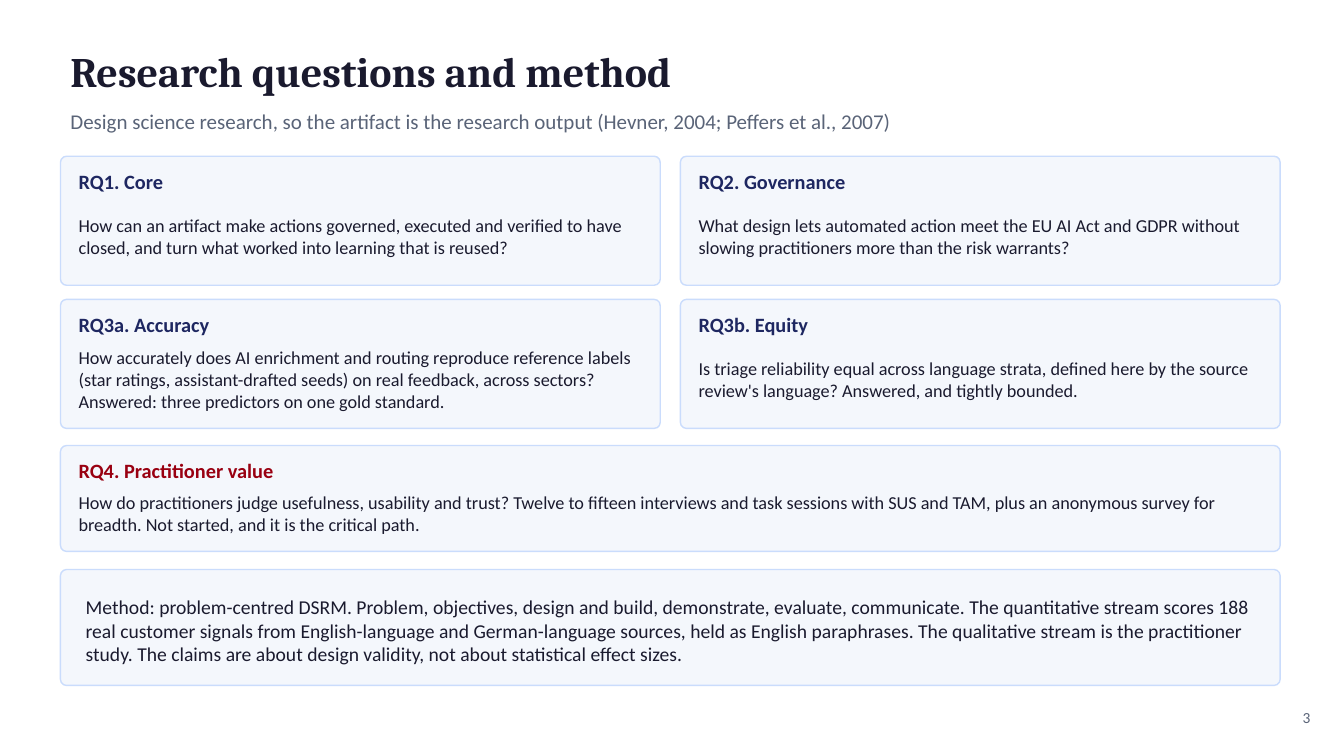
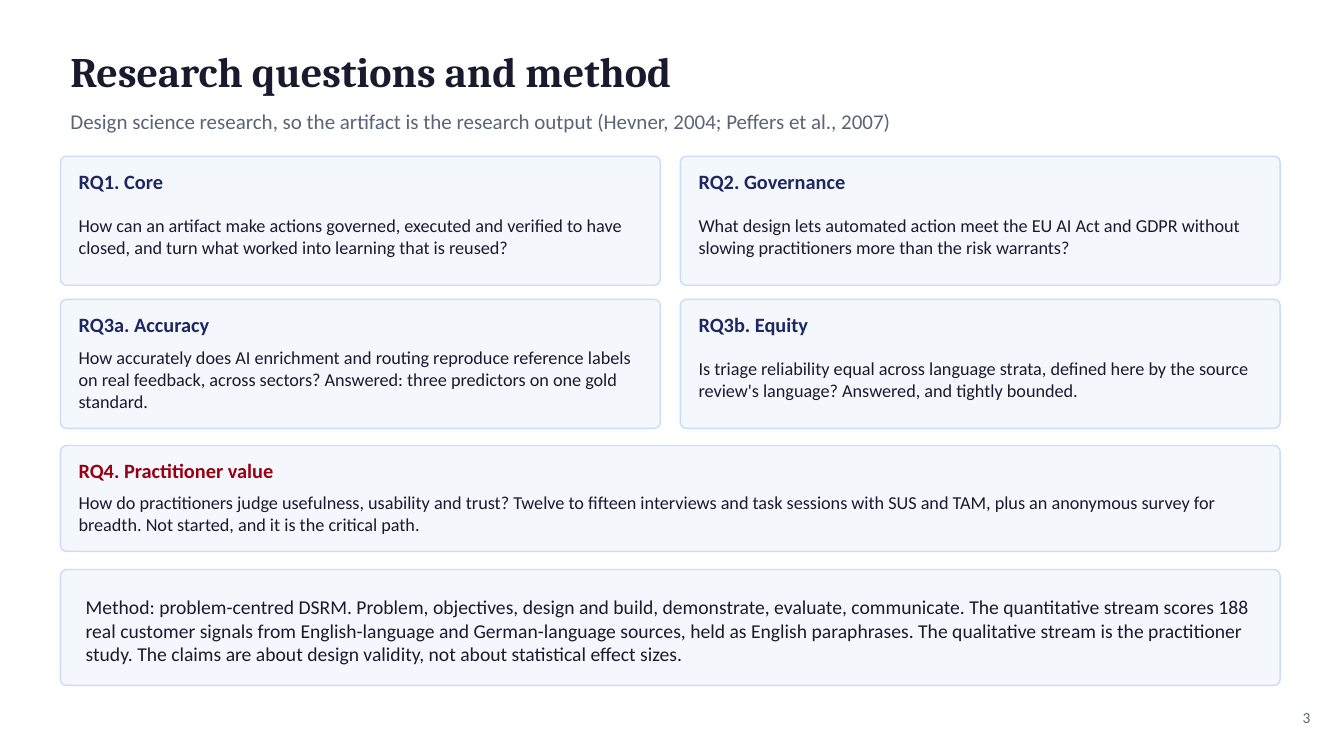
Before and after one commit to fogu13/CLARA, a slide deck: slide 3 of thesis/defense/defense_deck.pptx. Drawn at 1344x756 pixels with LibreOffice and Linux fonts; fonts in the diff are those of the drawing. Boxes give left, top, right and bottom in pixels: in the first picture for what was removed or moved away, otherwise in the second. Text is boxed around its words. In the diff, an @@ line names an element or a change of style, - is before the commit and + after.

```diff
--- a/thesis/defense/defense_deck.pptx
+++ b/thesis/defense/defense_deck.pptx
@@ text at [79,351,631,408]: text changed @@
-How accurately does AI enrichment and routing reproduce reference labels (star ratings, assistant-drafted seeds) on real feedback, across sectors? Answered: three predictors on one gold standard.
+How accurately does AI enrichment and routing reproduce reference labels on real feedback, across sectors? Answered: three predictors on one gold standard.
```
Also in this commit, not shown: 3 other slides changed, 8 other files.
